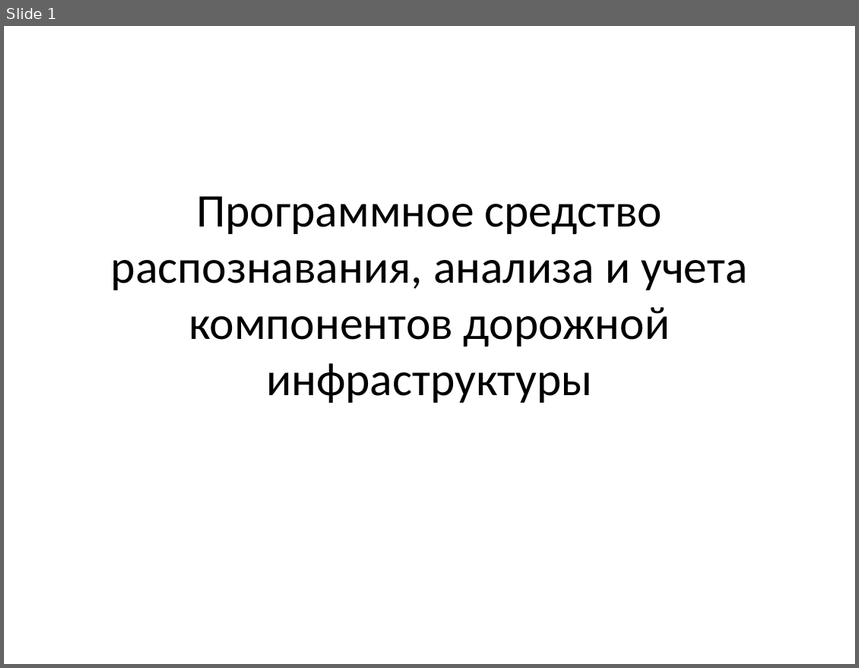
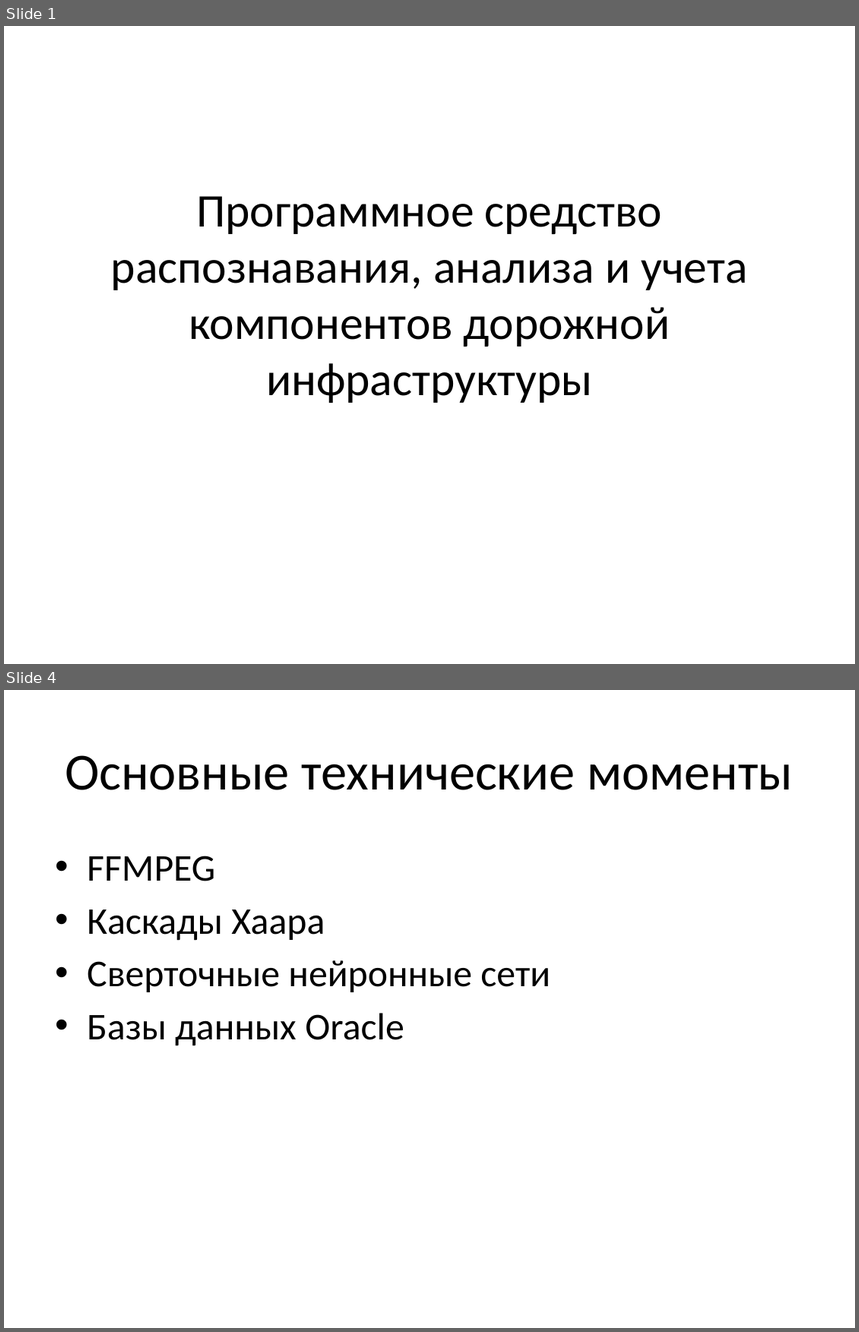
Before and after one commit to Jekillokda/Diplom, a slide deck: доделать/Презентация.pptx. Shown one above the other, each under a label of ours: slide 1 before the commit, slides 1 and 4 after it; the slides between them are not shown. The pictures are 859x668 and 859x1332 pixels, drawn with LibreOffice and Linux fonts; fonts in the diff are those of the drawing. Boxes give left, top, right and bottom in pixels: in the first picture for what was removed or moved away, otherwise in the second. Text is boxed around its words. In the diff, an @@ line names an element or a change of style, - is before the commit and + after.

```diff
--- a/доделать/Презентация.pptx
+++ b/доделать/Презентация.pptx
@@ slide 4 added at [4, 690, 855, 1328], background #FFFFFF @@
@@ title added at [65, 755, 793, 790], 44 pt, text #000000 @@
+Основные технические моменты
@@ text added at [87, 856, 550, 1046], 32 pt, text #000000 @@
+• FFMPEG
+• Каскады Хаара
+• Сверточные нейронные сети
+• Базы данных Oracle
```
Also in this commit, not shown: 4 other slides added, 33 other files.
